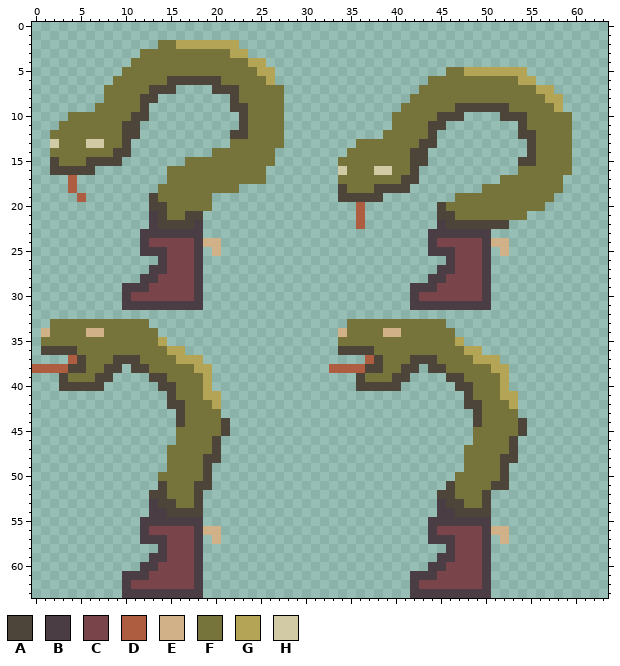
Pixel-art sprite -- Ludum Dare 48/Assets/Art/Characters/Snake/snake-attack.png. The first picture shows the starting point.
The file is 64x64 pixels. Colours within 5 levels of each other are drawn and written as one.
Palette (. is transparent): A #4d4539  B #4b3d44  C #79444a  D #ae5d40  E #d1b187  F #77743b  G #b3a555  H #d2c9a5
The result:
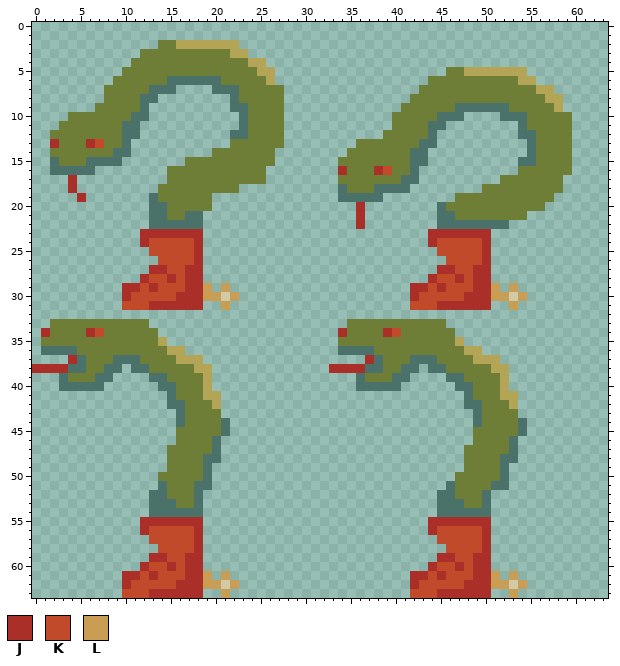
Colours new in this view: J #a92f28  K #c14a2b  L #ca9d55
Difference:
colour A: #4d4539 -> #4a716a
colour F: #77743b -> #6e7e36
y 13: x 2 H -> J; x 6..7 HH -> JK
y 16: x 34 H -> J; x 38..39 HH -> JK
y 17..18: x 4 D -> J
y 19: x 5 D -> J
y 20: x 36 D -> J
y 21: x 13 B -> A; x 36 D -> J
y 22: x 13 B -> A; x 18 B -> A; x 36 D -> J; x 45 B -> A
y 23: x 12..18 BBBBBBB -> JJJJJJJ; x 44..50 BBBBBBB -> JJJJJJJ
y 24: x 12..20 BCCCCCBEE -> JKKKKKJ..; x 44..52 BCCCCCBEE -> JKKKKKJ..
y 25: x 12..18 BBBCCCB -> .KKKKKJ; x 20 E -> .; x 44..50 BBBCCCB -> .KKKKKJ; x 52 E -> .
y 26: x 14..18 BCCCB -> KKKKJ; x 46..50 BCCCB -> KKKKJ
y 27: x 13..18 BBCCCB -> JJKKJJ; x 45..50 BBCCCB -> JJKKJJ
y 28: x 12..18 BBCCCCB -> JKKJKJJ; x 44..50 BBCCCCB -> JKKJKJJ
y 29: x 10..19 BBBCCCCCB. -> JJKJKKKJJL; x 21 . -> L; x 42..51 BBBCCCCCB. -> JJKJKKKJJL; x 53 . -> L
y 30: x 10..22 BCCCCCCCB.... -> JKKKKKJJJLLHL; x 42..54 BCCCCCCCB.... -> JKKKKKJJJLLHL
y 31: x 10..18 BBBBBBBBB -> KKKJJJJJJ; x 21 . -> L; x 42..50 BBBBBBBBB -> KKKJJJJJJ; x 53 . -> L
y 34: x 1 E -> J; x 6..7 EE -> JK; x 34 E -> J; x 39..40 EE -> JK
y 37: x 4 D -> J; x 37 D -> J
y 38: x 0..3 DDDD -> JJJJ; x 33..36 DDDD -> JJJJ
y 53: x 13 B -> A; x 45 B -> A
y 54: x 13..14 BB -> AA; x 45..46 BB -> AA
y 55: x 12..18 BBBBBBB -> JJJJJJJ; x 44..50 BBBBBBB -> JJJJJJJ
y 56: x 12..20 BCCCCCBEE -> JKKKKKJ..; x 44..52 BCCCCCBEE -> JKKKKKJ..
y 57: x 12..18 BBBCCCB -> .KKKKKJ; x 20 E -> .; x 44..50 BBBCCCB -> .KKKKKJ; x 52 E -> .
y 58: x 14..18 BCCCB -> KKKKJ; x 46..50 BCCCB -> KKKKJ
y 59: x 13..18 BBCCCB -> JJKKJJ; x 45..50 BBCCCB -> JJKKJJ
y 60: x 12..18 BBCCCCB -> JKKJKJJ; x 44..50 BBCCCCB -> JKKJKJJ
y 61: x 10..19 BBBCCCCCB. -> JJKJKKKJJL; x 21 . -> L; x 42..51 BBBCCCCCB. -> JJKJKKKJJL; x 53 . -> L
y 62: x 10..22 BCCCCCCCB.... -> JKKKKKJJJLLHL; x 42..54 BCCCCCCCB.... -> JKKKKKJJJLLHL
y 63: x 10..18 BBBBBBBBB -> KKKJJJJJJ; x 21 . -> L; x 42..50 BBBBBBBBB -> KKKJJJJJJ; x 53 . -> L
Changed places in both pictures, as pixel boxes (x1, y1, x2, y2):
changed: (32, 40, 284, 598)
changed: (329, 67, 572, 598)
